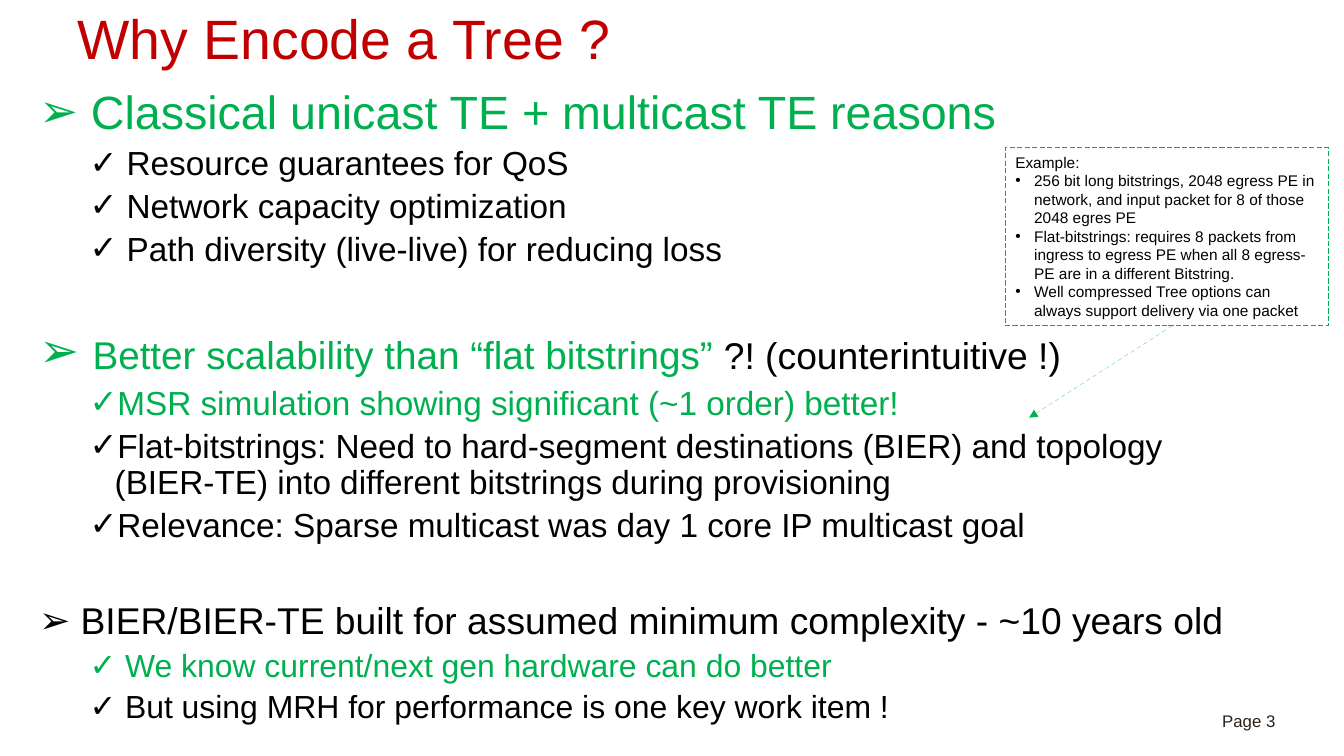
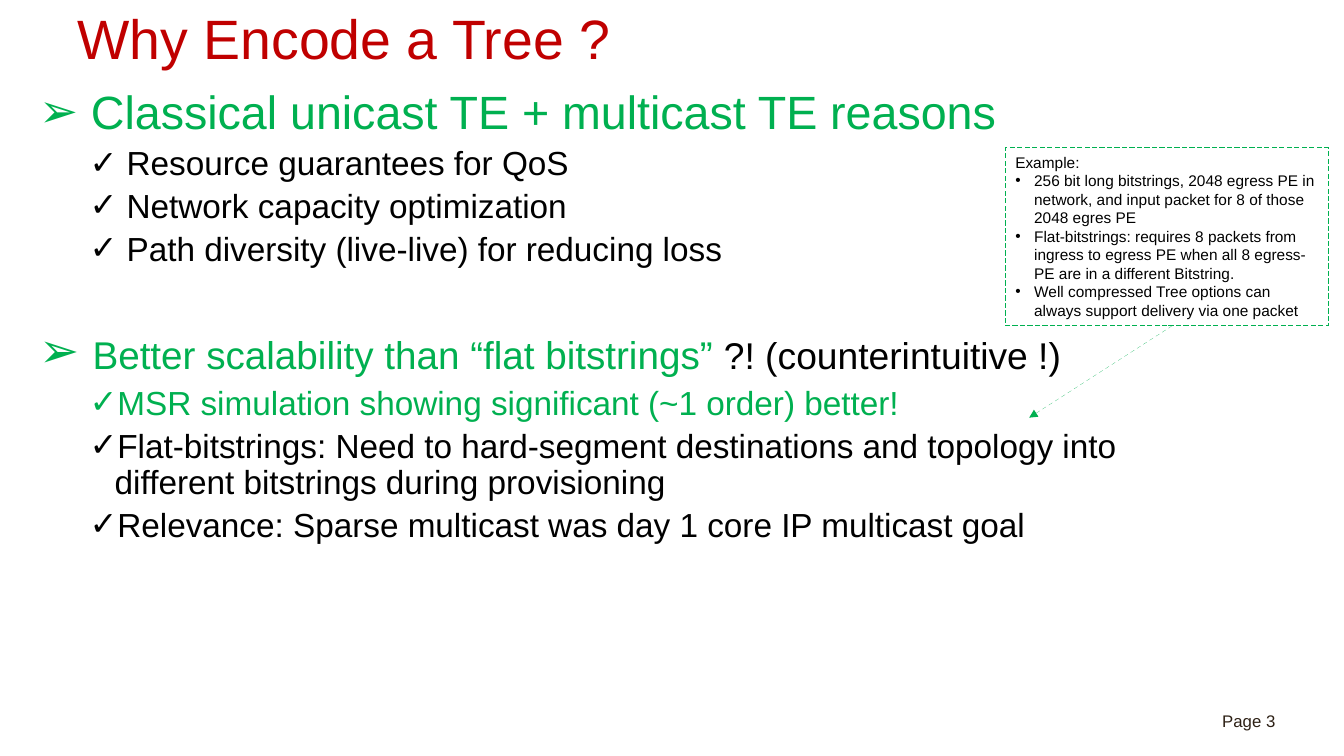
Before and after one commit to MSR6-community/presentations, a slide deck: slide 3 of msr6-bof-chen-te-solution-overview.pptx. Drawn at 1344x756 pixels with LibreOffice and Linux fonts; fonts in the diff are those of the drawing. Boxes give left, top, right and bottom in pixels: in the first picture for what was removed or moved away, otherwise in the second. Text is boxed around its words. In the diff, an @@ line names an element or a change of style, - is before the commit and + after.

```diff
--- a/msr6-bof-chen-te-solution-overview.pptx
+++ b/msr6-bof-chen-te-solution-overview.pptx
@@ text at [115, 434, 1116, 500]: text changed @@
-  ✓ Flat-bitstrings: Need to hard-segment destinations (BIER) and topology (BIER-TE) into different bitstrings during provisioning
+  ✓ Flat-bitstrings: Need to hard-segment destinations and topology into different bitstrings during provisioning
@@ text at [81, 607, 1223, 725]: paragraphs removed @@
-➢ BIER/BIER-TE built for assumed minimum complexity - ~10 years old
-  ✓ We know current/next gen hardware can do better
-  ✓ But using MRH for performance is one key work item !
```
Also in this commit, not shown: 3 other slides changed, 1 other file.
